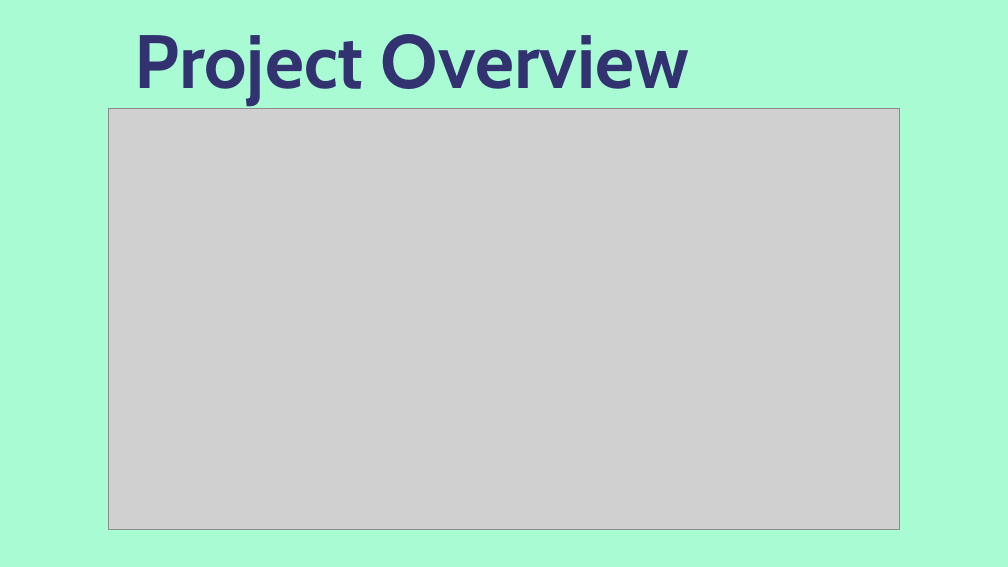
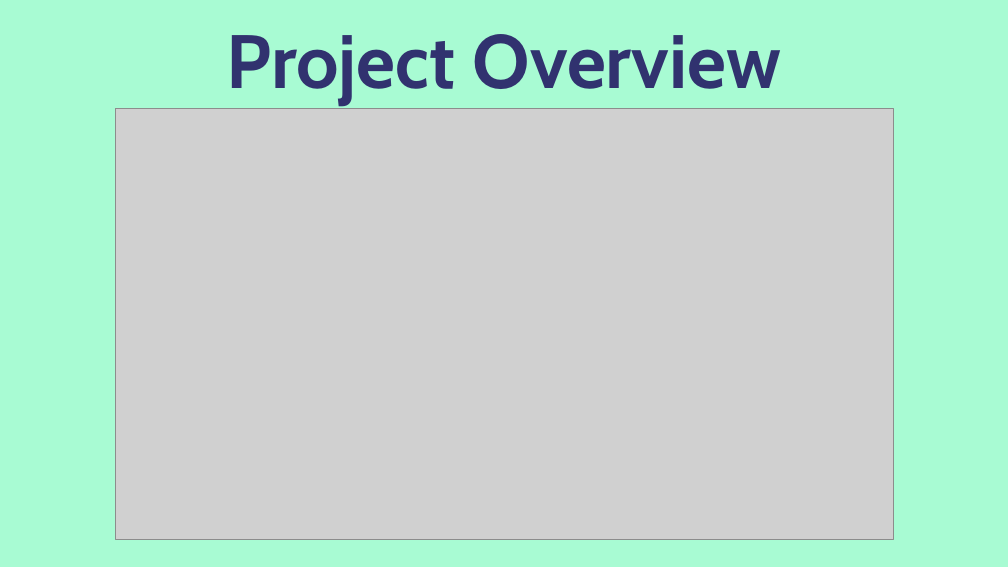
Before and after one commit to CodeWeaverOm/Brief_Analysis_On_Employee_Survey, a slide deck: slide 20 of All Documentations And Reports/Presentation2.pptx. Drawn at 1008x567 pixels with LibreOffice and Linux fonts; fonts in the diff are those of the drawing; grey boxes stand for pictures. Boxes give left, top, right and bottom in pixels: in the first picture for what was removed or moved away, otherwise in the second. Text is boxed around its words. In the diff, an @@ line names an element or a change of style, - is before the commit and + after.

```diff
--- a/All Documentations And Reports/Presentation2.pptx
+++ b/All Documentations And Reports/Presentation2.pptx
@@ text "Project Overview": place and size @@
-text "Project Overview" at (135, 34, 690, 105)
+text "Project Overview" at (227, 34, 782, 105)
@@ text "Project Overview" at (227, 34, 782, 105): alignment left to centre @@
@@ picture: place and size @@
-picture at (108, 109, 900, 529)
+picture at (115, 109, 893, 540)
```
Also in this commit, not shown: 4 slides added, 4 other files.
